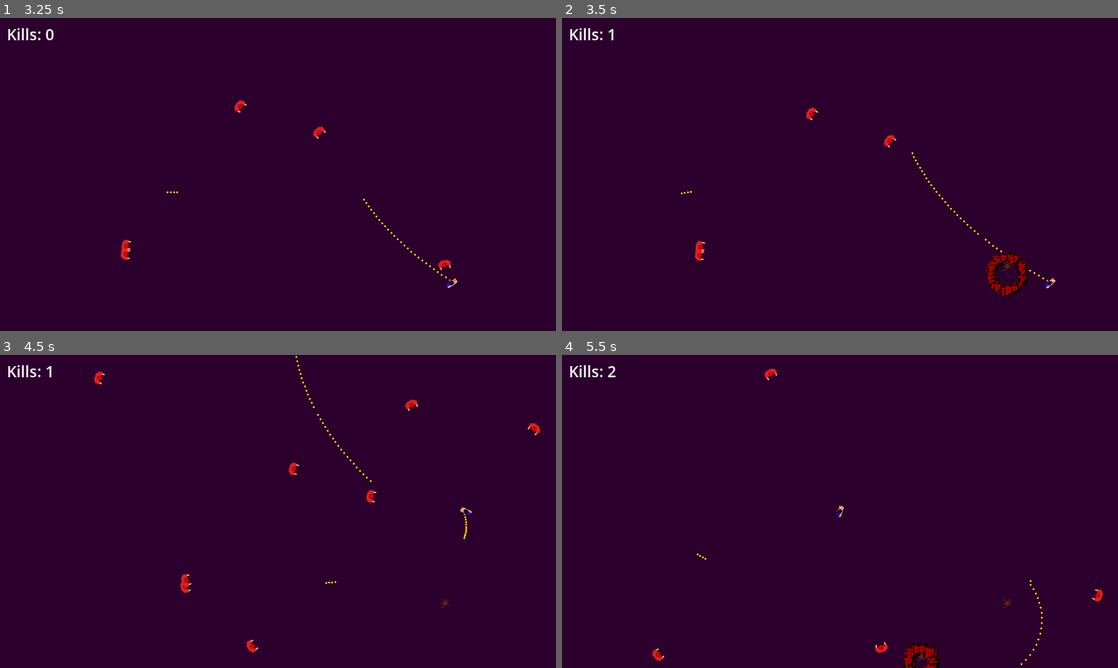
Above: before the commit, frames 1-4 (two rows, left to right).
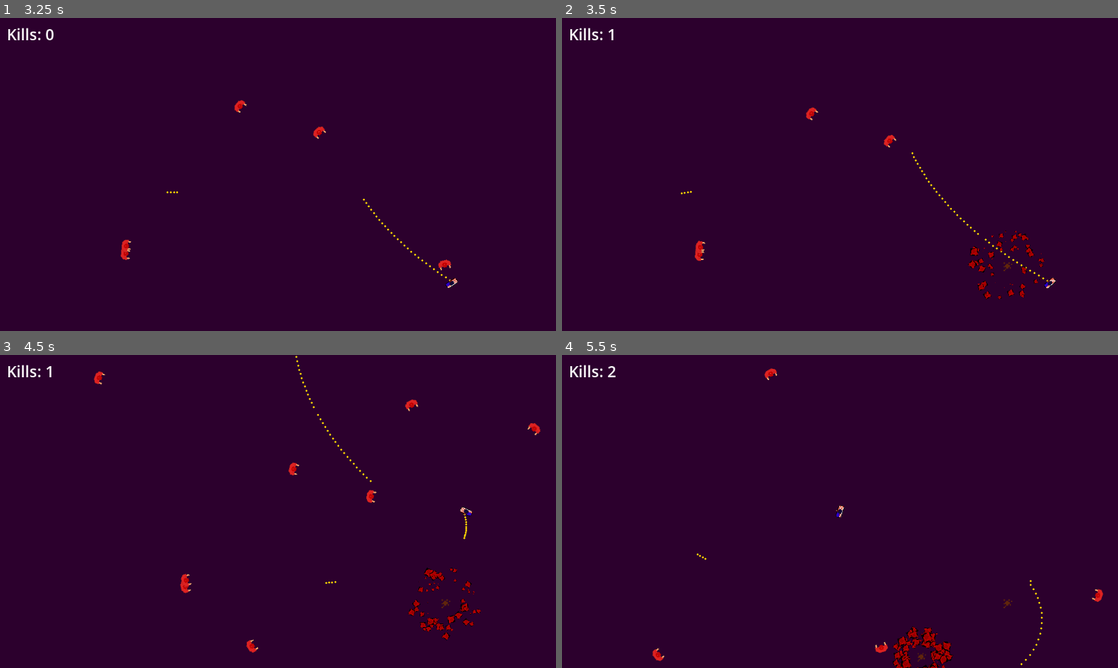
Above: after the commit, the same moments.

Repository: mrchameleon/pons1-godot
Game: Godot game, scene res://main.tscn
Same seed, same stepped clock (60 frames per second), same inputs: the game is played once before the commit and once after it.
Inputs (mouse positions are in pixels of both pictures, inside the frame that each line leads up to):
- Up to frame 1 (3.25 s): click "Play" at 0.5 s; move the mouse to (400, 158) at 1.27 s; hold D (move_right) 1.28-2.03 s; hold Space (shoot) 1.28-2.03 s; move the mouse to (166, 190) at 2.02 s; hold S (move_down) 2.03-2.78 s; tap Space (shoot) at 2.1 s; move the mouse to (333, 105) at 2.77 s; hold D (move_right) from 2.78 s (still down); hold Space (shoot) from 2.78 s (still down)
- Up to frame 2 (3.5 s): keep holding D (move_right); keep holding Space (shoot)
- Up to frame 3 (4.5 s): move the mouse to (250, 574) at 3.52 s; release D (move_right) at 3.53 s; release Space (shoot) at 3.53 s; hold W (move_up) 3.53-4.28 s; tap Space (shoot) at 3.6 s; move the mouse to (444, 558) at 4.27 s; hold A (move_left) from 4.28 s (still down); hold Space (shoot) from 4.28 s (still down)
- Up to frame 4 (5.5 s): release A (move_left) at 5 s; release Space (shoot) at 5 s; click "respawn" at 5 s

Frame 1 is identical in both runs. In frame 2, 0.9% of the frame differs, in the area x 73-87%, y 68-90%; in frame 3, 0.5%; in frame 4, 0.9%.

Commit message:
blood tweaks, controller support

Diff:
--- a/bloody_explosion.tscn
+++ b/bloody_explosion.tscn
@@ -18,12 +18,17 @@
 curve = SubResource("Curve_7r54y")
 
 [sub_resource type="ParticleProcessMaterial" id="ParticleProcessMaterial_7r54y"]
+lifetime_randomness = 0.78
 particle_flag_disable_z = true
+angle_min = -529.7
+angle_max = -140.7
 inherit_velocity_ratio = 0.856
 spread = 180.0
 initial_velocity_min = 156.7
-initial_velocity_max = 156.7
-gravity = Vector3(0, 600, 0)
+initial_velocity_max = 346.36
+gravity = Vector3(0, 0, 0)
+radial_accel_min = -71.27
+radial_accel_max = 50.58
 scale_min = 0.3
 scale_max = 0.7
 scale_curve = SubResource("CurveTexture_cilva")
@@ -33,10 +38,8 @@
 script = ExtResource("1_180eu")
 
 [node name="GPUParticles2D" type="GPUParticles2D" parent="."]
-emitting = false
 amount = 100
 texture = ExtResource("2_7r54y")
-lifetime = 1.2
-one_shot = true
 explosiveness = 1.0
+randomness = 1.0
 process_material = SubResource("ParticleProcessMaterial_7r54y")
--- a/player.gd
+++ b/player.gd
@@ -31,12 +31,22 @@
 
 	if Input.is_action_pressed("shoot"):
 		shoot()
+	var look_dir
+	if Input.get_connected_joypads().size() > 0:
+		var aim_vector = Vector2.ZERO
+		aim_vector.x = Input.get_action_strength("aim_right") - Input.get_action_strength("aim_left")
+		aim_vector.y = Input.get_action_strength("aim_down") - Input.get_action_strength("aim_up")
 
-	# Rotate to face mouse
-	var mouse_pos = get_global_mouse_position()
-	var look_dir = (mouse_pos - global_position).normalized()
-	player_facing_dir = look_dir
-	rotation = look_dir.angle() + PI/2
+		if aim_vector.length() > 0: # Ensure the stick is not at the deadzone
+			look_dir = aim_vector # Rotate your object to face the direction of the aim vector
+			player_facing_dir = look_dir
+			rotation = look_dir.angle() + PI/2
+	else:
+		# Rotate to face mouse
+		var mouse_pos = get_global_mouse_position()
+		look_dir = (mouse_pos - global_position).normalized()
+		player_facing_dir = look_dir
+		rotation = look_dir.angle() + PI/2
 
 func shoot():
 	var shot = shot_scene.instantiate()
--- a/project.godot
+++ b/project.godot
@@ -29,26 +29,51 @@
 move_up={
 "deadzone": 0.2,
 "events": [Object(InputEventKey,"resource_local_to_scene":false,"resource_name":"","device":-1,"window_id":0,"alt_press …(192 unchanged characters)…
+, Object(InputEventJoypadMotion,"resource_local_to_scene":false,"resource_name":"","device":-1,"axis":1,"axis_value":-1.0,"script":null)
 ]
 }
 move_down={
 "deadzone": 0.2,
 "events": [Object(InputEventKey,"resource_local_to_scene":false,"resource_name":"","device":-1,"window_id":0,"alt_press …(192 unchanged characters)…
+, Object(InputEventJoypadMotion,"resource_local_to_scene":false,"resource_name":"","device":-1,"axis":1,"axis_value":1.0,"script":null)
 ]
 }
 move_left={
 "deadzone": 0.2,
 "events": [Object(InputEventKey,"resource_local_to_scene":false,"resource_name":"","device":-1,"window_id":0,"alt_press …(191 unchanged characters)…
+, Object(InputEventJoypadMotion,"resource_local_to_scene":false,"resource_name":"","device":-1,"axis":0,"axis_value":-1.0,"script":null)
 ]
 }
 move_right={
 "deadzone": 0.2,
 "events": [Object(InputEventKey,"resource_local_to_scene":false,"resource_name":"","device":-1,"window_id":0,"alt_press …(192 unchanged characters)…
+, Object(InputEventJoypadMotion,"resource_local_to_scene":false,"resource_name":"","device":-1,"axis":0,"axis_value":1.0,"script":null)
 ]
 }
 shoot={
 "deadzone": 0.2,
 "events": [Object(InputEventKey,"resource_local_to_scene":false,"resource_name":"","device":-1,"window_id":0,"alt_press …(191 unchanged characters)…
+, Object(InputEventJoypadMotion,"resource_local_to_scene":false,"resource_name":"","device":-1,"axis":5,"axis_value":1.0,"script":null)
+]
+}
+aim_right={
+"deadzone": 0.2,
+"events": [Object(InputEventJoypadMotion,"resource_local_to_scene":false,"resource_name":"","device":-1,"axis":2,"axis_value":1.0,"script":null)
+]
+}
+aim_left={
+"deadzone": 0.2,
+"events": [Object(InputEventJoypadMotion,"resource_local_to_scene":false,"resource_name":"","device":-1,"axis":2,"axis_value":-1.0,"script":null)
+]
+}
+aim_up={
+"deadzone": 0.2,
+"events": [Object(InputEventJoypadMotion,"resource_local_to_scene":false,"resource_name":"","device":-1,"axis":3,"axis_value":-1.0,"script":null)
+]
+}
+aim_down={
+"deadzone": 0.2,
+"events": [Object(InputEventJoypadMotion,"resource_local_to_scene":false,"resource_name":"","device":-1,"axis":3,"axis_value":1.0,"script":null)
 ]
 }
 
